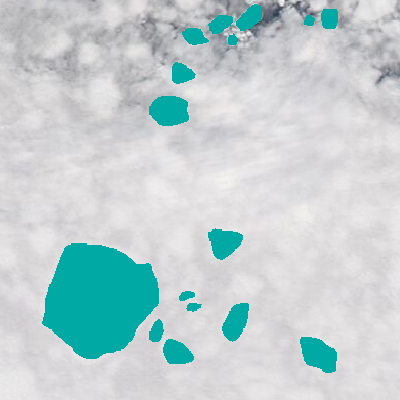
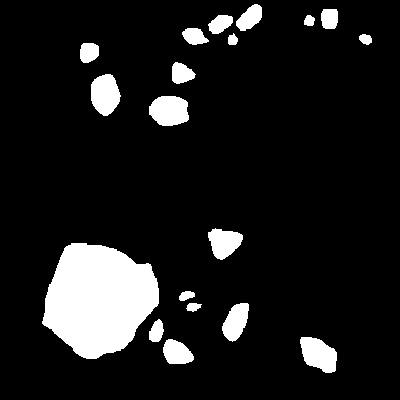
Revision of a layered w=400, h=400 image; what changed, layer by layer:
showed "ice floes" (1st of 2), painted on it over [0, 0, 400, 400]
painted on "ice floes" (2nd of 2) over [80, 34, 372, 116]
